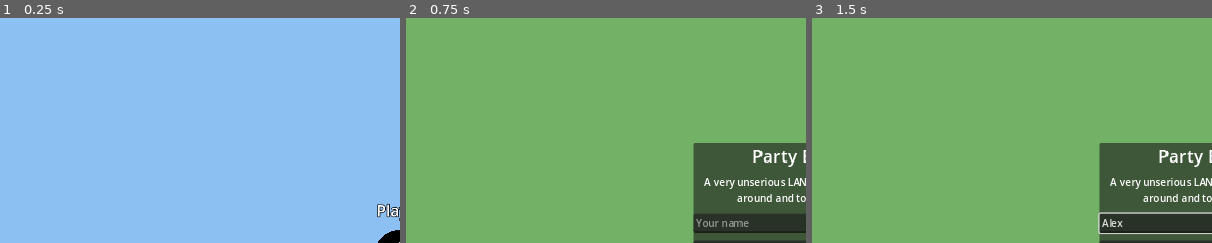
Above: before the commit, frames 1-3 (left to right).
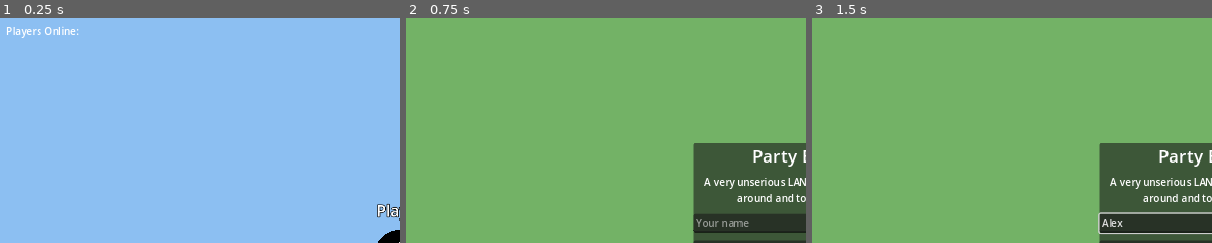
Above: after the commit, the same moments.

Repository: metheglin28/3dgame
Game: Godot game, scene res://scenes/player.tscn
Two runs of this game, one before a commit and one after it. Both use one fixed random seed, a clock stepped at 60 frames per second and the inputs below. This scene is started directly instead of the project's main scene.
Inputs (mouse positions are % of the whole screen's width and height, from its top left):
- Up to frame 1 (0.25 s): no input
- Up to frame 2 (0.75 s): click "Leave Game" at 0.5 s
- Up to frame 3 (1.5 s): click (50, 46) at 1.27 s; type "Alex" at 1.35 s
The pictures show only the part of the screen within x 0-50%, y 0-50%; the shares and areas given below are measured in that part.

The runs differ from the first frame. In frame 1, 0.3% of the frame differs, in the area x 1-20%, y 4-9%; in frame 2, nothing differs; in frame 3, nothing differs.

Commit message:
Add a Players Online HUD list and refresh the README
- HUD now shows a live "Players Online" list in the top-left corner,
  updating as peers connect/disconnect. Verified headless that the
  host's own list correctly includes both its own and a joined
  client's name.
- README updated to reflect sprint, zoom, the Leave Game button,
  automatic return-to-menu on host disconnect, the second NPC, and the
  closed-off door gap, plus a note on how this project was tested.

Diff:
--- a/scenes/player.tscn
+++ b/scenes/player.tscn
@@ -123,3 +123,12 @@
 horizontal_alignment = 2
 theme_override_font_sizes/font_size = 14
 text = "[Esc] to free the mouse first"
+
+[node name="PlayerListLabel" type="Label" parent="HUD"]
+anchors_preset = 0
+offset_left = 10.0
+offset_top = 10.0
+offset_right = 220.0
+offset_bottom = 200.0
+theme_override_font_sizes/font_size = 16
+text = "Players Online:"
--- a/scripts/player.gd
+++ b/scripts/player.gd
@@ -56,6 +56,7 @@
 @onready var hold_point: Marker3D = $HoldPoint
 @onready var prompt_label: Label = $HUD/InteractPrompt
 @onready var leave_button: Button = $HUD/LeaveButton
+@onready var player_list_label: Label = $HUD/PlayerListLabel
 
 
 func _ready() -> void:
@@ -72,6 +73,9 @@
 	$HUD.visible = is_local
 	if is_local:
 		GameState.capture_mouse()
+		NetworkManager.player_connected.connect(func(_id, _name): _refresh_player_list())
+		NetworkManager.player_disconnected.connect(func(_id): _refresh_player_list())
+		_refresh_player_list()
 		leave_button.pressed.connect(_on_leave_pressed)
 	# _physics_process always stays enabled, even on non-server peers: it's also
 	# where the *local* player reads Input and streams it to the server (see
@@ -117,6 +121,13 @@
 	get_tree().change_scene_to_file("res://scenes/main_menu.tscn")
 
 
+func _refresh_player_list() -> void:
+	var lines := ["Players Online:"]
+	for id in NetworkManager.player_names:
+		lines.append("- " + str(NetworkManager.player_names[id]))
+	player_list_label.text = "\n".join(lines)
+
+
 func _process(delta: float) -> void:
 	_update_squash_stretch(delta)
 	if peer_id != multiplayer.get_unique_id():
Not shown, changed: README.md
